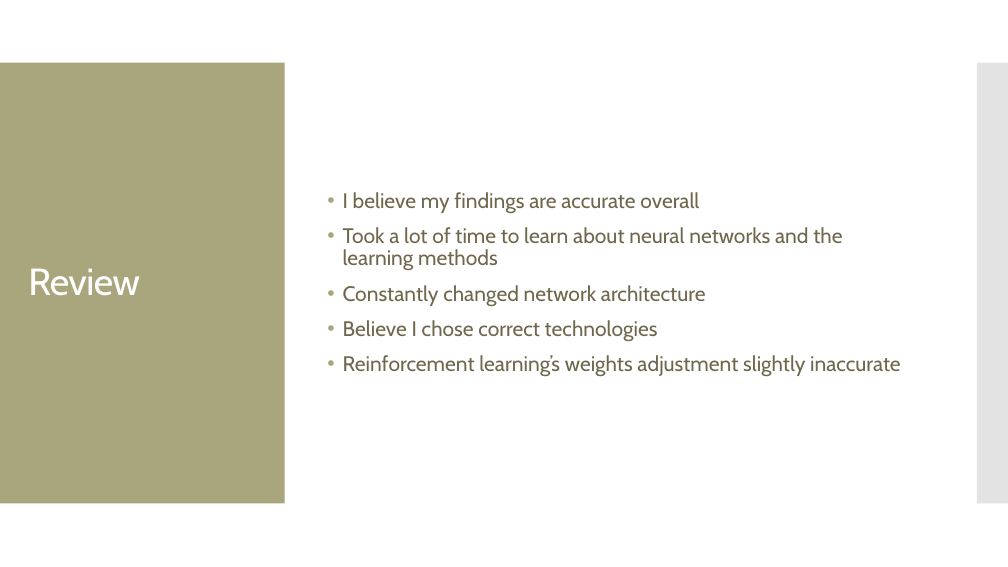
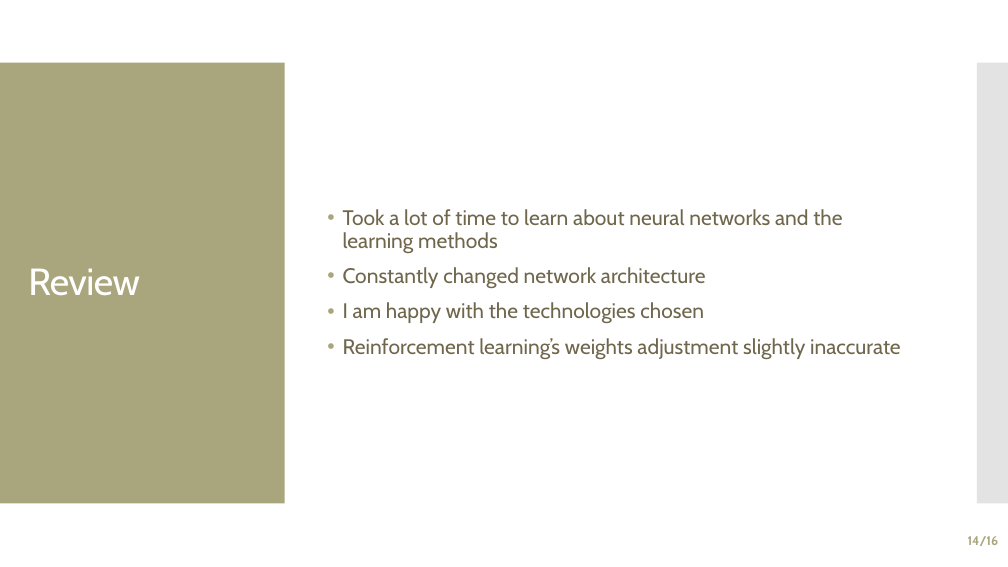
Before and after one commit to ClionaHayden/FYP-AIComparision, a slide deck: slide 14 of Docs/Final Presentation.pptx (slide 10 before the commit). Drawn at 1008x567 pixels with LibreOffice and Linux fonts; fonts in the diff are those of the drawing. Boxes give left, top, right and bottom in pixels: in the first picture for what was removed or moved away, otherwise in the second. Text is boxed around its words. In the diff, an @@ line names an element or a change of style, - is before the commit and + after.

```diff
--- a/Docs/Final Presentation.pptx
+++ b/Docs/Final Presentation.pptx
@@ text at [343, 192, 699, 213]: paragraph removed @@
-• I believe my findings are accurate overall
@@ text at [343, 302, 704, 323]: text changed @@
-• Believe I chose correct technologies
+• I am happy with the technologies chosen
@@ page number added at [968, 536, 999, 546], 12 pt, text #A9A57C, bold @@
+14/16
```
Also in this commit, not shown: 10 other slides changed, 5 slides added, 1 slide removed, 8 other files.
